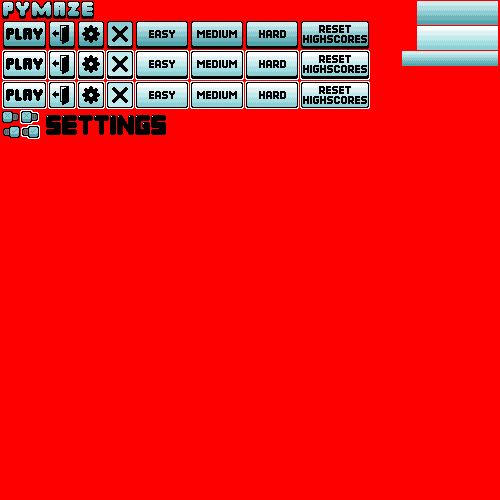
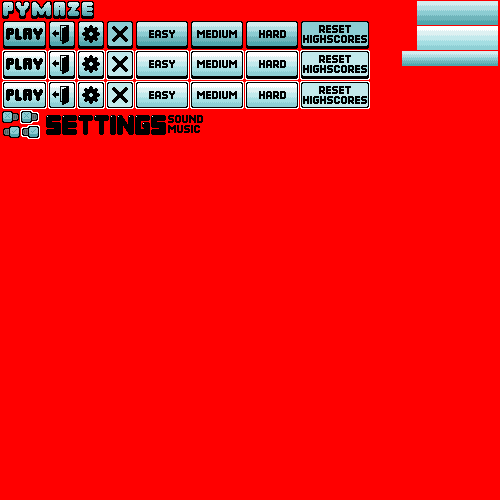
Two versions of the same layered image (500 × 500). Layer-by-layer changes:
painted on "Paint Layer 2" (1st of 3) over [168,22,368,133]
painted on "Paint Layer 2" (2nd of 3) over [168,22,368,133]
painted on "Paint Layer 2" (3rd of 3) over [320,22,368,107]
painted on "Paint Layer 3" over [168,22,368,133]
